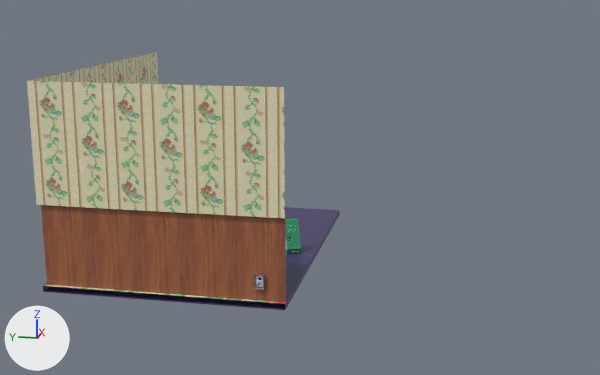
Before and after pictures for a commit that changed the glTF model assets/portfolio_nostalgia_div_merged.glb.
Both versions are drawn from a 50 mm lens placed at (-20.25, -7.81, 7.81), pointed at (3.18, -3.12, 1.96). Arrows for +X, +Y and +Z are at lower left; the lights stay in place. Where no turn or scale is listed for an object, it has been applied to the vertices. Vertices at the same position are counted once.

The first picture shows 'Cube.005', 'adventure-kit-texture_02.008'.
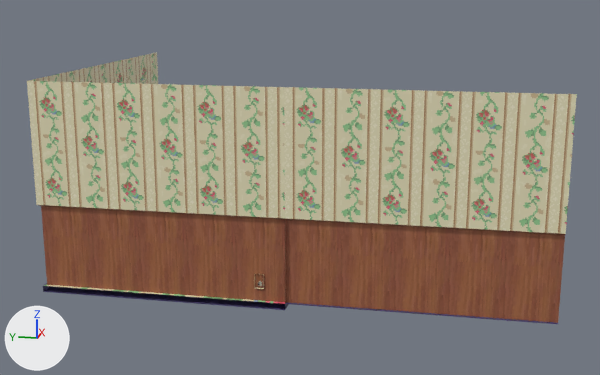
Location of each change, (x1, y1, x2, y2) in pixels of the pictures (600 x 375 px):
'adventure-kit-texture_02.008', reshaped (75% wider)
    before: (27, 52, 340, 310)
    after: (27, 52, 577, 324)
'Cube.005', deleted
    before: (254, 274, 264, 290)
part 1 of me_adventure_kit_texture_02_006, added
    after: (284, 87, 577, 324)

Edits to the bpy script that builds the scene:
```text
Change me_adventure_kit_texture_02_006:
    used by ob_adventure_kit_texture_02_008; location = (3.62, -0.37, -0.22)
    verts and faces of me_adventure_kit_texture_02_006; kept vertices keep their numbers, new ones are numbered from 1824
    remove me_adventure_kit_texture_02_006.from_pydata(...)  # 1824 vertices, 3408 faces; spans x -4.72..4.36, y -3.22..3.37, z 0.05..5.66
    add me_adventure_kit_texture_02_006.from_pydata(...)  # 1852 vertices, 3442 faces; spans x -4.72..4.36, y -9.82..3.37, z 0.05..5.66
    me_adventure_kit_texture_02_006 part 1
    add verts[1824] = (-4.62, -9.82, 0.22)  # pixel (558, 322)
    add verts[1825] = (-4.72, -9.82, 2.44)  # pixel (565, 233)
    add verts[1826] = (-4.62, -9.82, 2.39)  # pixel (565, 235)
    add verts[1827] = (-4.72, -9.82, 0.22)  # pixel (558, 324)
    add verts[1828] = (4.36, -9.82, 0.22)
    add verts[1829] = (-4.72, -9.82, 5.66)  # pixel (576, 94)
    add for new, old in zip([*range(1830, 1836)], [*range(1824, 1830)]): verts[new] = verts[old] + (0.0, 6.6, 0.0)
    add faces += [(1825, 1826, 1831), (1826, 1832, 1831), (1824, 1830, 1832), (1824, 1832, 1826)]  # mat_wooden_texture
    add faces += [(1827, 1828, 1834), (1827, 1834, 1833)]  # mat_floormat
    add faces += [(1825, 1831, 1835), (1825, 1835, 1829)]  # mat_wallpaper
Remove ob_cube_005:
    ob_cube_005 = bpy.data.objects.new('Cube.005', me_cube_005)
    ob_cube_005.location = (-1.05, -2.89, 0.58)
```
